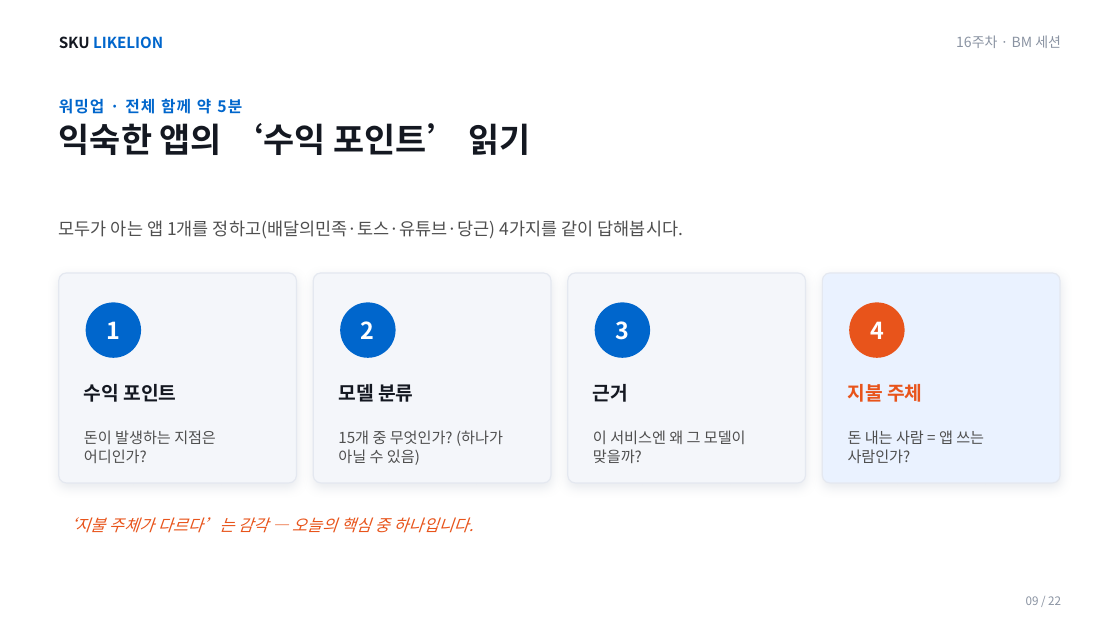
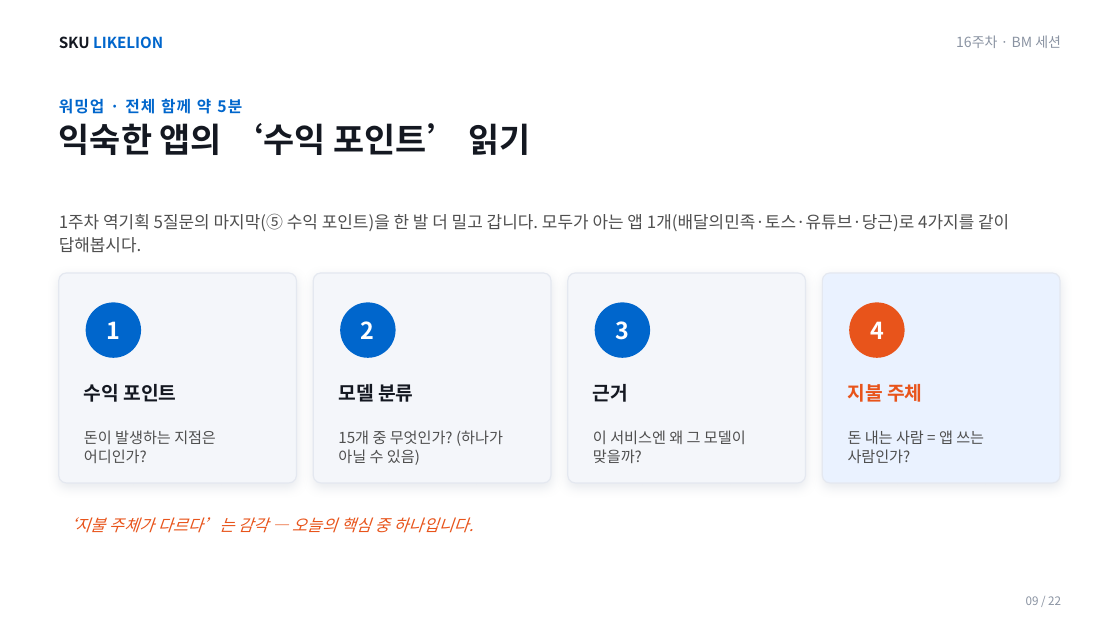
Before and after one commit to SKUnohtaekyung/BM, a slide deck: slide 9 of 슬라이드/BM_16주차_강의덱.pptx. Drawn at 1120x630 pixels with LibreOffice and Linux fonts; fonts in the diff are those of the drawing. Boxes give left, top, right and bottom in pixels: in the first picture for what was removed or moved away, otherwise in the second. Text is boxed around its words. In the diff, an @@ line names an element or a change of style, - is before the commit and + after.

```diff
--- a/슬라이드/BM_16주차_강의덱.pptx
+++ b/슬라이드/BM_16주차_강의덱.pptx
@@ text at [59, 213, 1009, 253]: text changed; size 15 to 14.5 pt @@
-모두가 아는 앱 1개를 정하고(배달의민족·토스·유튜브·당근) 4가지를 같이 답해봅시다.
+1주차 역기획 5질문의 마지막(⑤ 수익 포인트)을 한 발 더 밀고 갑니다. 모두가 아는 앱 1개(배달의민족·토스·유튜브·당근)로 4가지를 같이 답해봅시다.
```
Also in this commit, not shown: 14 other slides changed, 1 other file.
